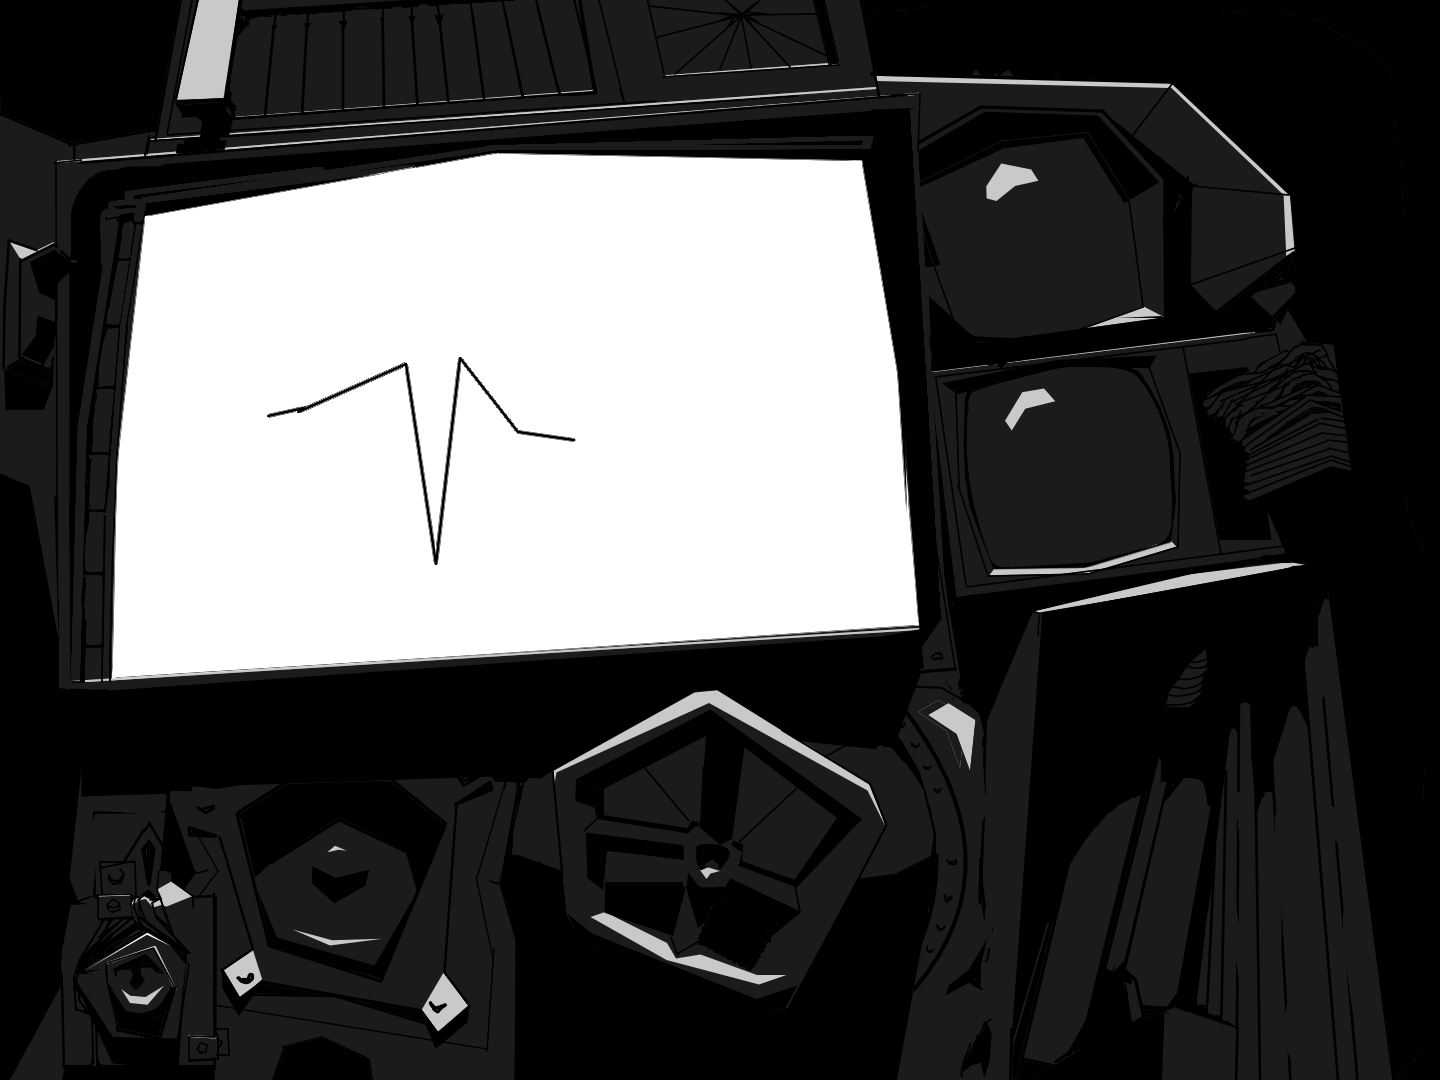
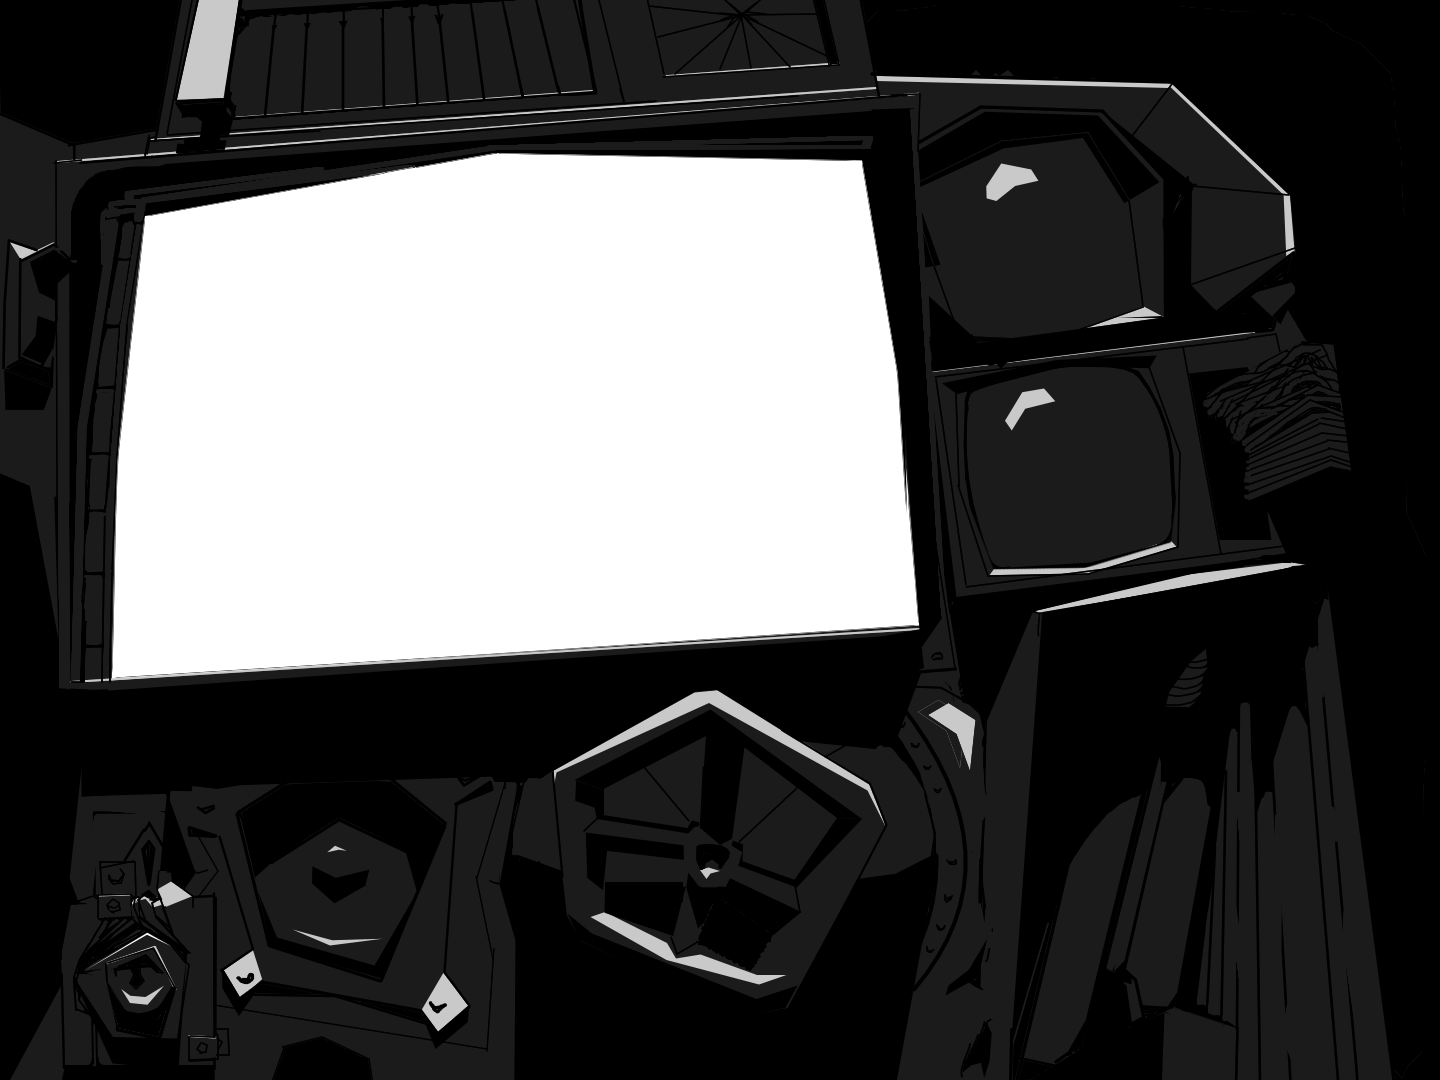
Layers edited between the first and the second 1440 x 1080 image:
painted on "Binary Shadow Placement" over [267, 357, 576, 565]
painted on "Background" over [267, 357, 576, 565]